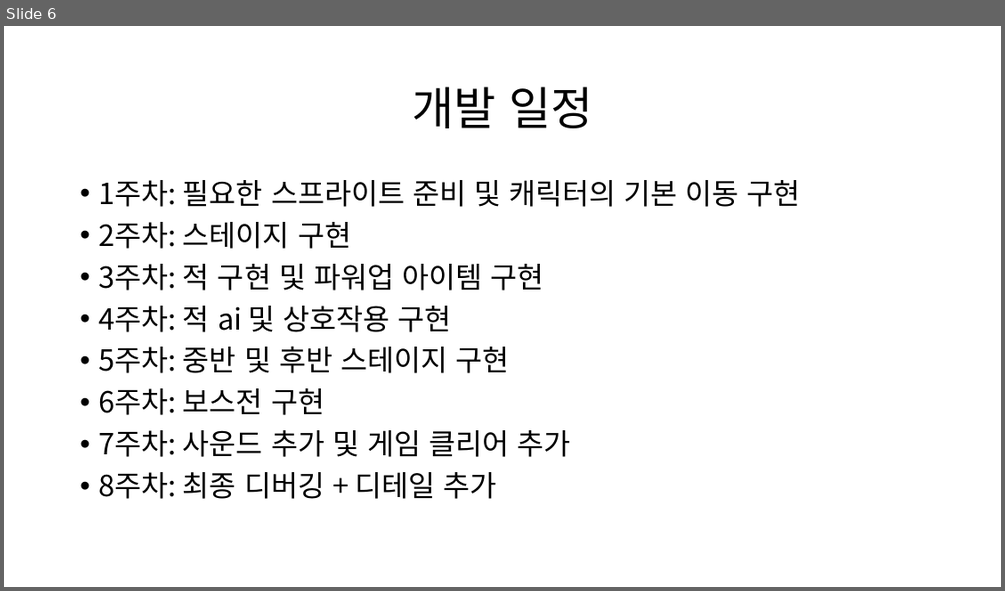
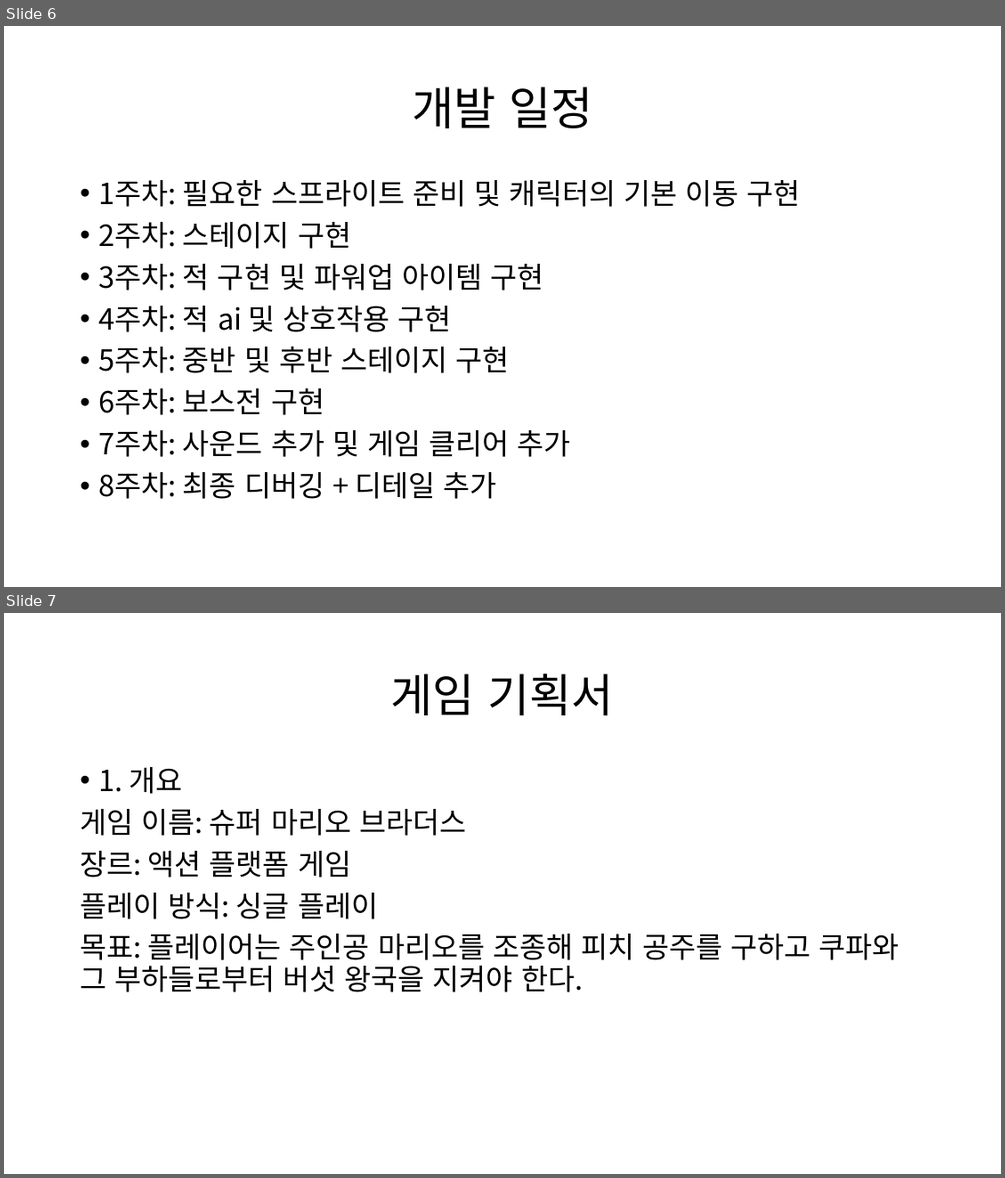
Before and after one commit to gatcoon/2DGP-Drill0, a slide deck: project_1/2022180032 이재준 2DGP-1차발표자료.pptx. Shown one above the other, each under a label of ours: slide 6 before the commit, slides 6 and 7 after it. The pictures are 1005x591 and 1005x1178 pixels, drawn with LibreOffice and Linux fonts; fonts in the diff are those of the drawing. Boxes give left, top, right and bottom in pixels: in the first picture for what was removed or moved away, otherwise in the second. Text is boxed around its words. In the diff, an @@ line names an element or a change of style, - is before the commit and + after.

```diff
--- a/project_1/2022180032 이재준 2DGP-1차발표자료.pptx
+++ b/project_1/2022180032 이재준 2DGP-1차발표자료.pptx
@@ slide 7 added at <box>4,613,1001,1174</box>, background #FFFFFF @@
@@ title added at <box>391,674,614,715</box>, 44 pt, text #000000 @@
+게임 기획서
@@ text added at <box>80,767,899,992</box>, 28 pt, text #000000 @@
+• 1. 개요
+게임 이름: 슈퍼 마리오 브라더스
+장르: 액션 플랫폼 게임
+플레이 방식: 싱글 플레이
+목표: 플레이어는 주인공 마리오를 조종해 피치 공주를 구하고 쿠파와 그 부하들로부터 버섯 왕국을 지켜야 한다.
```
Also in this commit, not shown: 8 other slides added.
